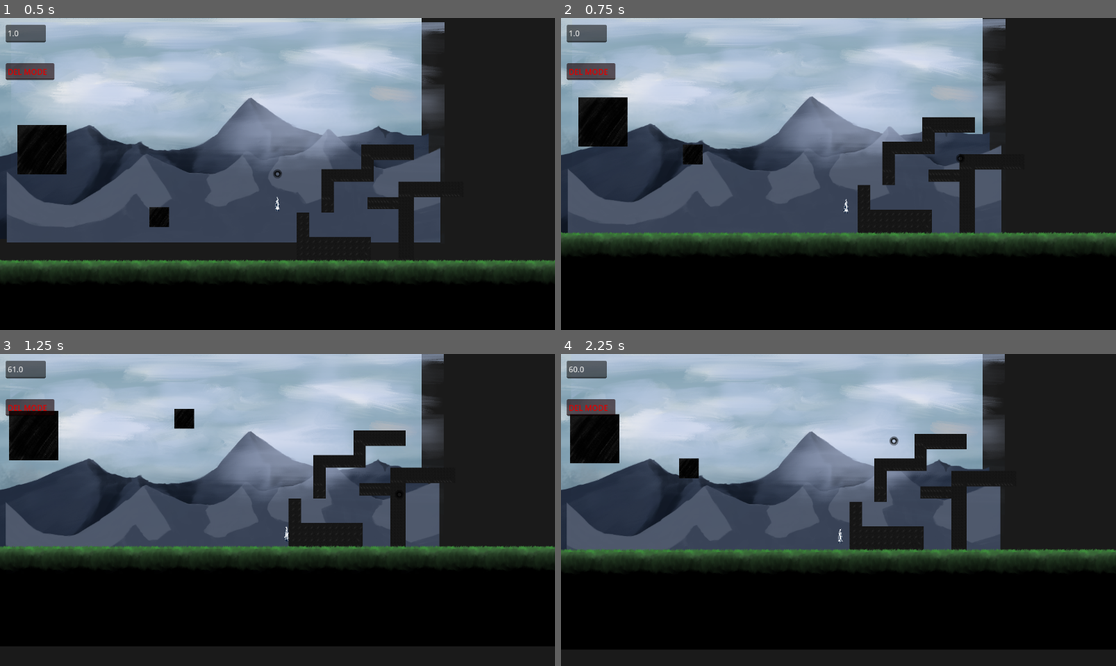
Above: before the commit, frames 1-4 (two rows, left to right).
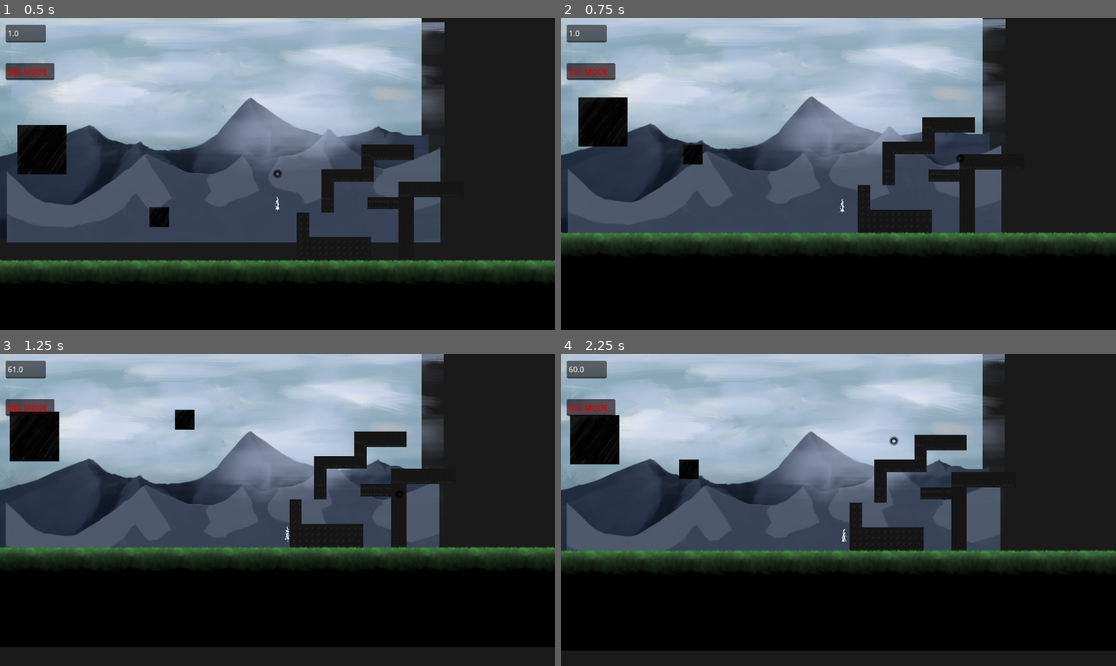
Above: after the commit, the same moments.

Repository: lotseven/wacoWorld
Game: Godot game, scene res://testingScenes/gunTest.tscn
Two runs of this game, one before a commit and one after it. Both use one fixed random seed, a clock stepped at 60 frames per second and the inputs below.
Inputs (mouse positions are in pixels of both pictures, inside the frame that each line leads up to):
- Up to frame 1 (0.5 s): no input
- Up to frame 2 (0.75 s): move the mouse to (960, 158) at 0.52 s; press the mouse at (960, 158) at 0.53 s; hold D (right) from 0.53 s (still down)
- Up to frame 3 (1.25 s): keep holding D (right); tap W (jump) at 0.77, 0.8, 1.07 s
- Up to frame 4 (2.25 s): move the mouse to (727, 525) at 1.27 s; release the mouse at (727, 525) at 1.28 s; tap W (jump) at 1.35, 1.52, 1.82 s; click (727, 525) at 1.55 s; move the mouse to (894, 441) at 2.02 s; release D (right) at 2.03 s; hold A (left) from 2.03 s (still down); hold Q (recall) from 2.03 s (still down); click (894, 441) at 2.17 s

Frame 1 is identical in both runs. In frame 2, less than 0.1% of the frame differs, in the area x 50-52%, y 57-63%; in frame 3, 1.3%, in the area x 0-100%, y 17-94%; in frame 4, 1.1%.

Commit message:
magnets r half working

Diff:
--- a/player/magnetMechanics/magManager.gd
+++ b/player/magnetMechanics/magManager.gd
@@ -1,10 +1,10 @@
 extends Node2D
 var maxMags
-var magForce := 100
 var aimMode = false
 var rightHoldTime := 0.0
 const AIM_HOLD_THRESHOLD := 0.15 # seconds
 var movementMags = [] # variable to store a list of magnets which will be used to move around
+var selectables = [] # list of which magnets can be currently selected
 
 var pointerCoords # coordinates of cursor, vector pointing to cursor from player, angle of that vector
 var pointerVec
@@ -13,12 +13,15 @@
 var projContainer # container for the existing fired projectiles (probably only contains 1 at any time)
 @export var projectile: PackedScene
 @export var magnet: PackedScene
+@onready var magDetec = $magnetDetection
+
 var player
 signal magChange # calls a function in player to update magnet list and handle movement
 var magClickMode = 'activating' # choose whether to be activating, recalling, grouping mags
 
 var createDeleteSFX = "res://sounds/playerSfx/button-202966.mp3"
 var groupingSFX = "res://sounds/playerSfx/button-4-214382.mp3"
+var flingMag # what magnet the player gets flung 2
 
 func _ready() -> void:
 	SignalBus.connect("createMagnet", Callable(self, "handleMagnetCreation")) # connection ...
@@ -34,9 +37,9 @@
 
 func _process(delta: float) -> void:
 	manageAimingMode(delta)
-	pointerCoords = Pointer.position
-	pointerVec = (pointerCoords - global_position).normalized()
-	pointerAngle = rad_to_deg(atan2(pointerVec[1], pointerVec[0])) + 180
+	updatePointer()
+	rotateMagShape()
+	flingMag = selectMagnet()
 	handleMagnetRecalls()
 
 func manageAimingMode(delta: float) -> void: # goes in and out of aiming mode
@@ -108,3 +111,40 @@
 		if magClickMode == 'recalling':
 			magClickMode = 'activating'
 			SignalBus.emit_signal("switchToRecall", false)
+
+func updatePointer():
+	pointerCoords = Pointer.global_position
+	pointerVec = (pointerCoords - global_position).normalized()
+	pointerAngle = rad_to_deg(atan2(pointerVec[1], pointerVec[0])) + 180
+
+func onMagDetectionEntered(m) -> void:
+	if m is magnet:
+		if !selectables.has(m):
+			selectables.append(m)
+			#m.glow.visible = true
+
+func onMagDetectionExited(m) -> void:
+	if m is magnet:
+		if selectables.has(m):
+			selectables.erase(m)
+			#m.glow.visible = false
+
+func rotateMagShape():
+	magDetec.rotation_degrees = pointerAngle + 180
+
+func selectMagnet():
+	var mag
+	if selectables.size()>0:
+		mag = selectables[0]
+		if selectables.size() > 1:
+			var potentialMagPos = mag.global_position
+			for m in selectables:
+				if (pointerCoords - m.global_position).length() < (pointerCoords - potentialMagPos).length():
+					potentialMagPos = m.global_position
+					mag = m
+		if mag: mag.selected = true # mag should, at this point, be something
+
+	for m in MagnetContainer.magList: # deselects all magnets that shouldnt be selected
+		if m!= mag:
+			m.selected = false
+	return mag
--- a/player/magnetMechanics/magManager.tscn
+++ b/player/magnetMechanics/magManager.tscn
@@ -9,6 +9,18 @@
 projectile = ExtResource("2_mcf7a")
 magnet = ExtResource("3_ucf4p")
 
+[node name="magnetDetection" type="Area2D" parent="."]
+collision_layer = 0
+collision_mask = 16
+
+[node name="magCollision" type="CollisionPolygon2D" parent="magnetDetection"]
+modulate = Color(0.462745, 1, 1, 1)
+position = Vector2(0, -1)
+polygon = PackedVector2Array(50, -80, 0, 0, 50, 80, 400, 110, 1300, 240, 1300, -240, 400, -110)
+
 [node name="projContainer" type="Node" parent="."]
 
 [node name="magContainer" type="Node" parent="."]
+
+[connection signal="area_entered" from="magnetDetection" to="." method="onMagDetectionEntered"]
+[connection signal="area_exited" from="magnetDetection" to="." method="onMagDetectionExited"]
--- a/player/magnetMechanics/magnet.gd
+++ b/player/magnetMechanics/magnet.gd
@@ -1,10 +1,13 @@
 extends Node2D
+class_name magnet
 var angle # angle
 var pos # position
 var movementGrouped = false # is dis magnet part of da group of mags da playa is movin around
 var glow # da glow
 var player # da playa
 var atch # is this magnet attached to an object or not bool
+
+var selected = false
 
 func _ready():
 	player = get_tree().get_first_node_in_group("player")
@@ -13,10 +16,13 @@
 	glow = $glow
 	glow.visible = false
 
+func _process(delta: float) -> void:
+	if selected: glow.visible = true
+	else: glow.visible = false
+
 func buttonPressed() -> void:
-	if !movementGrouped: # if the magnet is being joined into the group, make the glow visible
-		glow.visible = true
-	else:
-		glow.visible = false
-
+	#if !movementGrouped: # if the magnet is being joined into the group, make the glow visible
+		#glow.visible = true
+	#else:
+		#glow.visible = false
 	SignalBus.emit_signal("magnetButtonClick", self) # to magManager
--- a/player/magnetMechanics/magnet.tscn
+++ b/player/magnetMechanics/magnet.tscn
@@ -1,10 +1,15 @@
-[gd_scene load_steps=4 format=3 uid="uid://q8cyxdvbdbln"]
+[gd_scene load_steps=5 format=3 uid="uid://q8cyxdvbdbln"]
 
 [ext_resource type="Script" uid="uid://cpiohkx8uu17l" path="res://player/magnetMechanics/magnet.gd" id="1_cipvk"]
 [ext_resource type="Texture2D" uid="uid://c1dkvjdms8ggc" path="res://placeholderVisuals/ui assets/magnetEmbed.png" id="1_qc3lg"]
 [ext_resource type="Texture2D" uid="uid://7y074oirrs4b" path="res://placeholderVisuals/ui assets/glowCircle.png" id="2_061rl"]
 
-[node name="Magnet" type="Node2D"]
+[sub_resource type="CircleShape2D" id="CircleShape2D_061rl"]
+radius = 37.2156
+
+[node name="Magnet" type="Area2D"]
+collision_layer = 16
+collision_mask = 0
 script = ExtResource("1_cipvk")
 
 [node name="glow" type="Sprite2D" parent="."]
@@ -24,4 +29,8 @@
 offset_bottom = 28.0
 focus_mode = 0
 
+[node name="colShape" type="CollisionShape2D" parent="."]
+shape = SubResource("CircleShape2D_061rl")
+debug_color = Color(0.741874, 0.419914, 0.53827, 0.42)
+
 [connection signal="pressed" from="button" to="." method="buttonPressed"]
--- a/player/player.gd
+++ b/player/player.gd
@@ -1,87 +1,100 @@
 extends CharacterBody2D
 class_name player
 
+# beeg constant number
 const SPEED := 12000.0
 const JUMP_FORCE := -300.0
 const GRAVITY := 980.0 #change to force
-const MASS = 100.0
+const MASS = 80
+const SNAP_DISTANCE = 45.0
+const MAGNET_FORCE = 500000.0
+# cam stuff
 var camOffset = 600
 var camOffSaved = 600
+# references to children or other nodes
 @onready var sprite = $Sprite2D
 @onready var groundHitbox = $groundHitbox
 @onready var magHitbox = $magHitbox
-var activeMagnetList
+# magnet numbers
+#var activeMagnetList
 var magAcc = 3
 var maxMags = 3
+# sound
 var footstepSound = "res://sounds/playerSfx/steps.mp3"
+var flingMag
+var wantsToPull = false
 
 func _ready() -> void:
 	$magManager.connect("magChange", Callable(self, "updateMagMovement"))
 	camOffset = camOffSaved
 	$camera.offset = Vector2(0,-camOffset)
 	$camera.position = position
-	activeMagnetList = $magManager.movementMags
-	switch_to_grounded()
+	#activeMagnetList = $magManager.movementMags
 
 func _physics_process(delta):
-	if activeMagnetList == []:
-		switch_to_grounded()
-		groundedMovement(delta)
-	else:
-		switch_to_magnet()
-		magnetMovement(delta)
+		updateMovementIntent()
+		#groundedMovement(delta)
+		#magnetMovement(delta)
+		movement(delta)
+
+func movement(delta):
+	groundedMovement(delta)
+	magnetMovement(delta)
+	move_and_slide()
 
 func groundedMovement(delta):
-	velocity.y += GRAVITY * delta
-	var input_direction := 0.0
-	if Input.is_action_pressed("left") or Input.is_action_pressed("right"): # both moving and sound handling
-		if Input.is_action_pressed("left"): # stupid idiot checking again 😂 bruh really wants to know
-			input_direction -= 1.0
-		elif Input.is_action_pressed("right"):
-			input_direction += 1.0
+	var inputDir = 0.0
+	var airFactor = 1.0
+	if !is_on_floor(): airFactor = .5
+	if Input.is_action_pressed("left"):
+		velocity.x = -SPEED * delta * airFactor
+		inputDir = -1.0
+	elif Input.is_action_pressed("right"):
+		velocity.x = SPEED * delta * airFactor
+		inputDir = 1.0
+	else:
+		if is_on_floor():
+			velocity.x = 0
+	#jumpin
+	if is_on_floor() and Input.is_action_just_pressed("jump"):
+		velocity.y = JUMP_FORCE
+	#gravity
+	if not is_on_floor():
+		velocity.y += GRAVITY * delta
+
 		if is_on_floor(): FxManager.startLoopedFx('steps', footstepSound)
 		else: FxManager.stopLoopedFx('steps')
-	else: FxManager.stopLoopedFx('steps')
-	velocity.x = input_direction * SPEED * delta
-	move_and_slide()
-	if input_direction != 0:
-		$looks.flip_h = input_direction < 0
+
+
+	#flip sprite
+	if inputDir != 0:
+		$looks.flip_h = inputDir < 0
 	if is_on_floor() and Input.is_action_just_pressed("jump"):
 		velocity.y = JUMP_FORCE
 
-func updateMagMovement():
-	activeMagnetList = $magManager.movementMags
+#func updateMagMovement():
+	#activeMagnetList = $magManager.selectables
 
 func magnetMovement(delta):
-	#for m in activeMagnetList:
-		#var vec2mag = (global_position - m.global_position) # vector from p to mag
-		#var forceUnitVector = vec2mag.normalized * $magManager.magForce
-		#var massDiv = forceUnitVector/MASS
+	if flingMag and wantsToPull:
+		var vec_to_mag = flingMag.global_position - global_position
+		var dist = vec_to_mag.length()
 
-	var moveTo := get_midpoint(activeMagnetList)
-	var direction := moveTo - position
-	var distance := direction.length()
-	if distance > 1.0:
-		var speed : float = distance * magAcc
-		var vel := direction.normalized() * speed
-		move_and_collide(vel * delta)
+		if dist < SNAP_DISTANCE: # snaps position to the magnet if you click and get real close
+			global_position = flingMag.global_position
+			velocity = Vector2.ZERO
+			flingMag = null
 
-func get_midpoint(node_list: Array) -> Vector2:
-	var sum := Vector2.ZERO
-	var count := 0
-	for node in node_list:
-		if node and node.has_method("get_global_position"):
-			sum += node.global_position
-			count += 1
-	if count == 0:
-		return Vector2.ZERO
-	return sum / count
+		else: #
+			var direction = vec_to_mag.normalized()
+			var magnetic_force = direction * MAGNET_FORCE
+			var acceleration = magnetic_force / MASS
+			velocity += acceleration * delta
 
-# toggle hitboxes
-func switch_to_grounded():
-	groundHitbox.disabled = false
-	magHitbox.disabled = true
 
-func switch_to_magnet():
-	groundHitbox.disabled = true
-	magHitbox.disabled = false
+func updateMovementIntent():
+	flingMag = $magManager.flingMag
+	if Input.is_action_pressed("pull"):
+		wantsToPull = true
+	else:
+		wantsToPull = false
--- a/player/player.tscn
+++ b/player/player.tscn
@@ -17,9 +17,6 @@
 
 [sub_resource type="CapsuleShape2D" id="CapsuleShape2D_oul6g"]
 height = 72.0
-
-[sub_resource type="CapsuleShape2D" id="CapsuleShape2D_g1dw6"]
-height = 48.0
 
 [node name="player" type="CharacterBody2D" groups=["player"]]
 collision_mask = 10
@@ -40,8 +37,3 @@
 [node name="groundHitbox" type="CollisionShape2D" parent="."]
 position = Vector2(0, 8)
 shape = SubResource("CapsuleShape2D_oul6g")
-
-[node name="magHitbox" type="CollisionShape2D" parent="."]
-position = Vector2(0, 8)
-shape = SubResource("CapsuleShape2D_g1dw6")
-debug_color = Color(0.441092, 0.504433, 0.849455, 0.42)
--- a/project.godot
+++ b/project.godot
@@ -50,6 +50,11 @@
 "events": [Object(InputEventKey,"resource_local_to_scene":false,"resource_name":"","device":-1,"window_id":0,"alt_press …(192 unchanged characters)…
 ]
 }
+pull={
+"deadzone": 0.2,
+"events": [Object(InputEventMouseButton,"resource_local_to_scene":false,"resource_name":"","device":-1,"window_id":0,"alt_pressed":false,"shift_pressed":false,"ctrl_pressed":false,"meta_pressed":false,"button_mask":0,"position":Vector2(0, 0),"global_position":Vector2(0, 0),"factor":1.0,"button_index":1,"canceled":false,"pressed":false,"double_click":false,"script":null)
+]
+}
 
 [layer_names]
 
@@ -57,6 +62,7 @@
 2d_physics/layer_2="walls & such"
 2d_physics/layer_3="projectiles & such"
 2d_physics/layer_4="magObjs & other Special"
+2d_physics/layer_5="magnets"
 
 [rendering]
 
Not shown, added: player/notes.txt
Not shown: 1 places in player/player.tscn that only renumber resources
